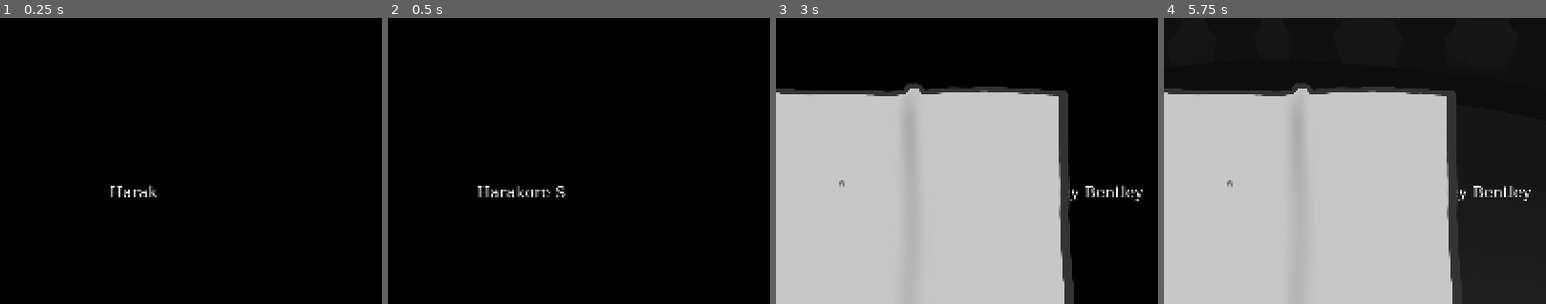
Above: before the commit, frames 1-4 (left to right).
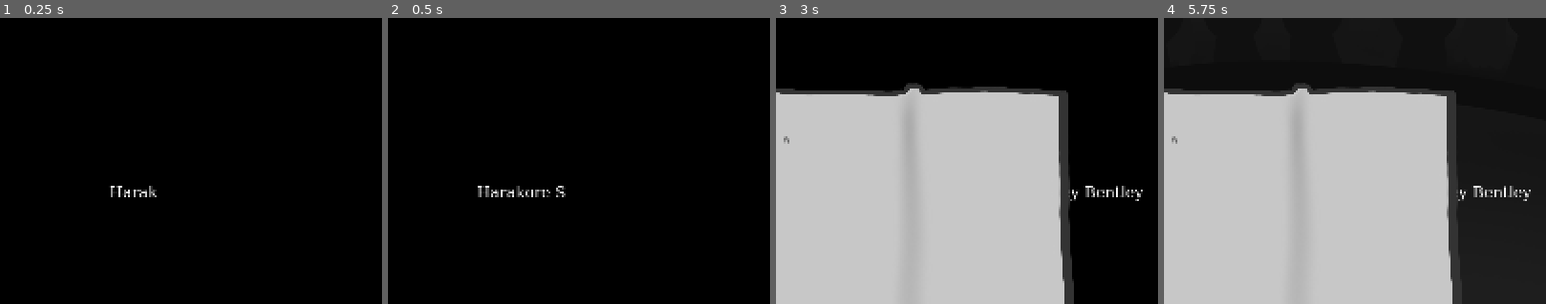
Above: after the commit, the same moments.

Repository: Logabe/crux
Game: Godot game, scene res://scenes/test.tscn
The game is run twice, just before and just after one commit, with the same random seed, the same clock (stepped at 60 frames per second) and the same inputs. Sound files missing from this copy of the repository are replaced by a short silence.
Inputs (mouse positions are % of the whole screen's width and height, from its top left):
- Up to frame 1 (0.25 s): no input
- Up to frame 2 (0.5 s): no input
- Up to frame 3 (3 s): click (5, 92) at 0.5 s; click (5, 92) at 1.25 s; click (5, 92) at 2 s; tap Enter at 2.75 s; move the mouse to (72, 45) at 2.77 s; hold N (toggle_notebook) from 2.78 s (still down); click (72, 45) at 2.92 s
- Up to frame 4 (5.75 s): release N (toggle_notebook) at 3.5 s; tap Space at 3.5 s; drag from (30, 55) to (45, 70) at 3.52 s; click "Innocent" at 4.25 s; click "Guilty" at 5 s
The pictures show only the part of the screen within x 32-82%, y 14-64%; the shares and areas given below are measured in that part.

Frames 1-2 are identical in both runs. In frame 3, less than 0.1% of the frame differs, in the area x 2-18%, y 41-60%; in frame 4, less than 0.1%.

Commit message:
Fixed notbook alignment

Diff:
--- a/mechanics/notebook.tscn
+++ b/mechanics/notebook.tscn
@@ -54,12 +54,12 @@
 
 [node name="LeftTextEdit" type="TextEdit" parent="NotebookPanel/LeftPage" unique_id=2039562982]
 layout_mode = 0
-offset_left = 222.0
-offset_top = 186.0
-offset_right = 480.0
-offset_bottom = 682.0
+offset_left = 148.7499
+offset_top = 128.74991
+offset_right = 311.24976
+offset_bottom = 408.12466
 theme = SubResource("Theme_m46s0")
-theme_override_colors/font_color = Color(0.29218963, 0.29219028, 0.29218978, 1)
+theme_override_colors/font_color = Color(0.16565639, 0.16565642, 0.16565639, 1)
 theme_override_font_sizes/font_size = 16
 theme_override_styles/normal = SubResource("StyleBoxEmpty_m46s0")
 theme_override_styles/focus = SubResource("StyleBoxEmpty_dq1tk")
@@ -77,9 +77,9 @@
 
 [node name="RightRichLabel" type="RichTextLabel" parent="NotebookPanel/RightPage" unique_id=1772006658]
 layout_mode = 0
-offset_left = 940.0
-offset_top = 369.0
-offset_right = 1219.0
-offset_bottom = 846.0
+offset_left = 593.7496
+offset_top = 234.99982
+offset_right = 753.1244
+offset_bottom = 518.7496
 bbcode_enabled = true
 autowrap_mode = 1
